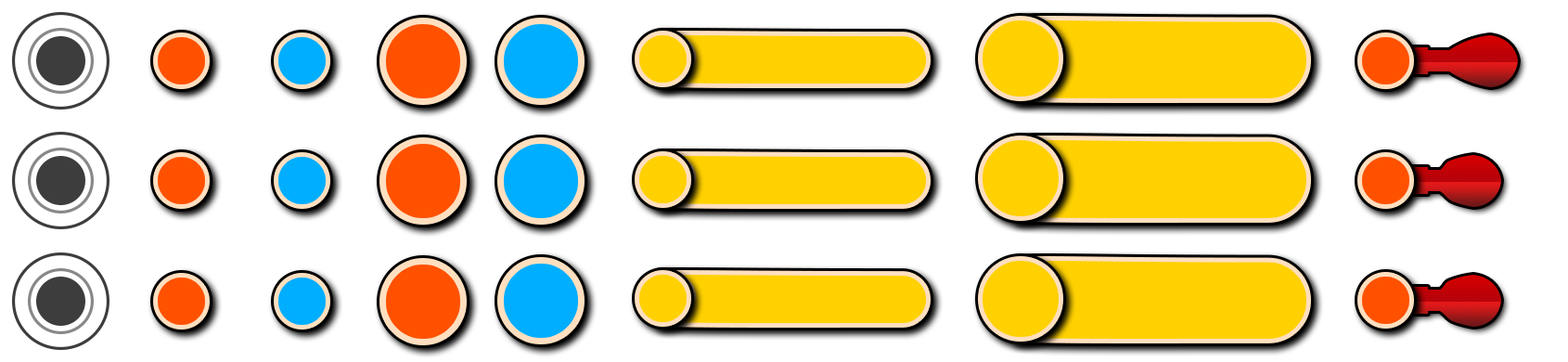
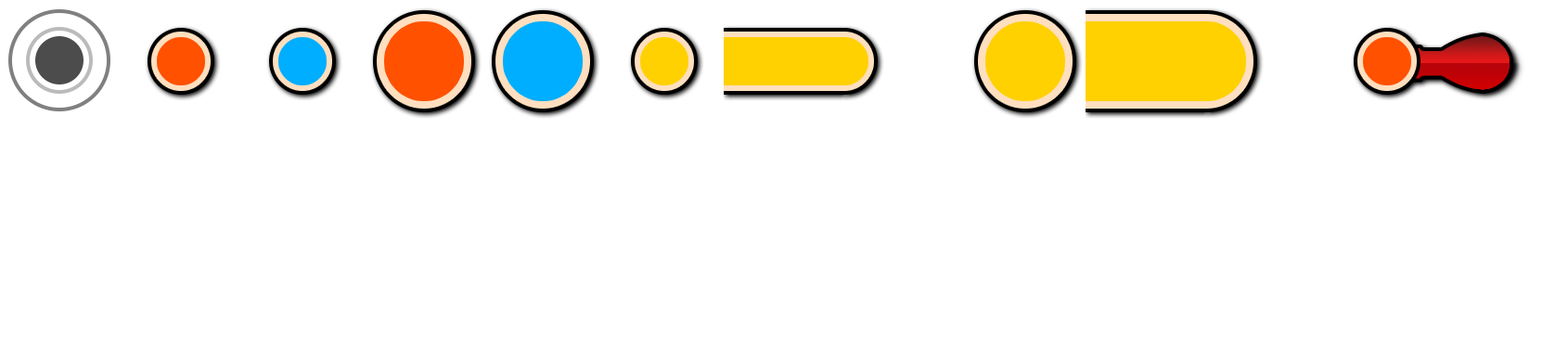
Layer changes from the first 1568x362 image to the second:
removed group "8" (10 layers) over [left=1354, top=29, right=1518, bottom=332]
removed group "グループ 3" (9 layers) from group "8" over [left=1354, top=29, right=1518, bottom=332]
removed group "5,6" (20 layers) over [left=631, top=12, right=1314, bottom=347]
removed group "6" (9 layers) from group "5,6" over [left=975, top=12, right=1314, bottom=347]
removed group "グループ 2" (1st of 6, in "5,6" › "6") (2 layers) from group "6" over [left=975, top=12, right=1314, bottom=106]
removed layer "楕円形 3" (5th of 27, in "5,6" › "6" › "グループ 2") from group "グループ 2" over [left=1010, top=12, right=1314, bottom=106]
removed group "グループ 2" (2nd of 6, in "5,6" › "6") (2 layers) from group "6" over [left=975, top=132, right=1314, bottom=226]
removed layer "楕円形 3" (7th of 27, in "5,6" › "6" › "グループ 2") from group "グループ 2" over [left=1010, top=132, right=1314, bottom=226]
removed group "グループ 2" (3rd of 6, in "5,6" › "6") (2 layers) from group "6" over [left=975, top=253, right=1314, bottom=347]
removed layer "楕円形 3" (9th of 27, in "5,6" › "6" › "グループ 2") from group "グループ 2" over [left=1010, top=253, right=1314, bottom=347]
removed group "5" (9 layers) from group "5,6" over [left=631, top=27, right=934, bottom=331]
removed group "3,4" (8 layers) over [left=376, top=14, right=588, bottom=348]
removed group "4" (3 layers) from group "3,4" over [left=494, top=14, right=588, bottom=348]
removed group "3" (3 layers) from group "3,4" over [left=376, top=14, right=470, bottom=348]
removed group "1,2" (8 layers) over [left=150, top=29, right=334, bottom=333]
removed group "2" (3 layers) from group "1,2" over [left=270, top=29, right=334, bottom=333]
added group "連打ノーツ" with 12 layers above "楕円形 5 のコピー 2" over [left=630, top=9, right=1258, bottom=113]
added group "ノーツ" with 11 layers above "判定枠" over [left=147, top=10, right=1521, bottom=113]
…and 71 more changes (26 added, 45 removed)
